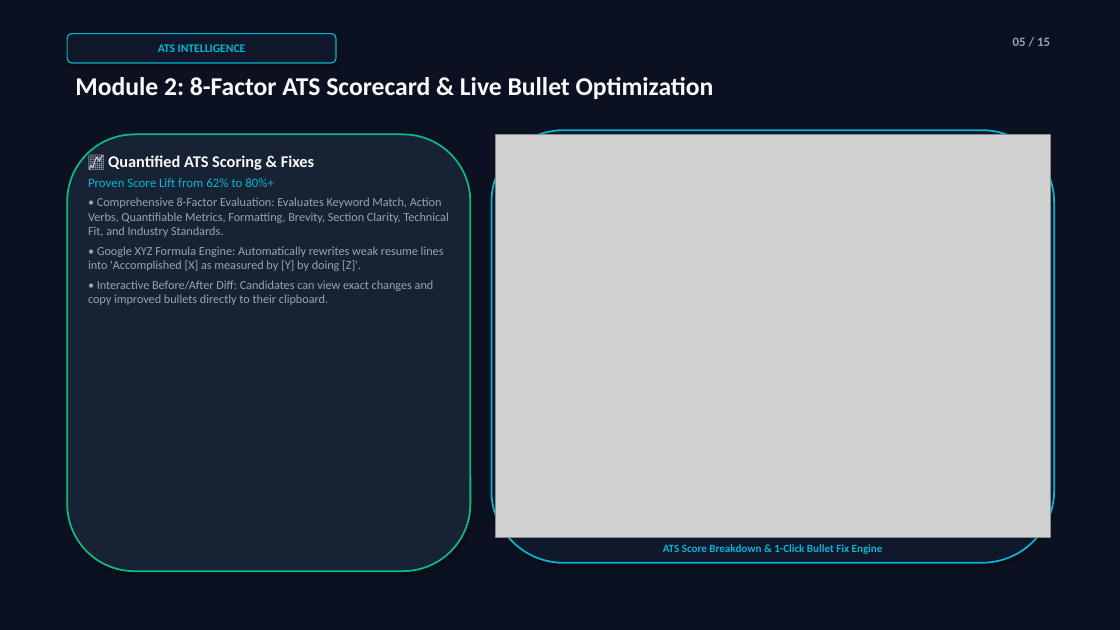
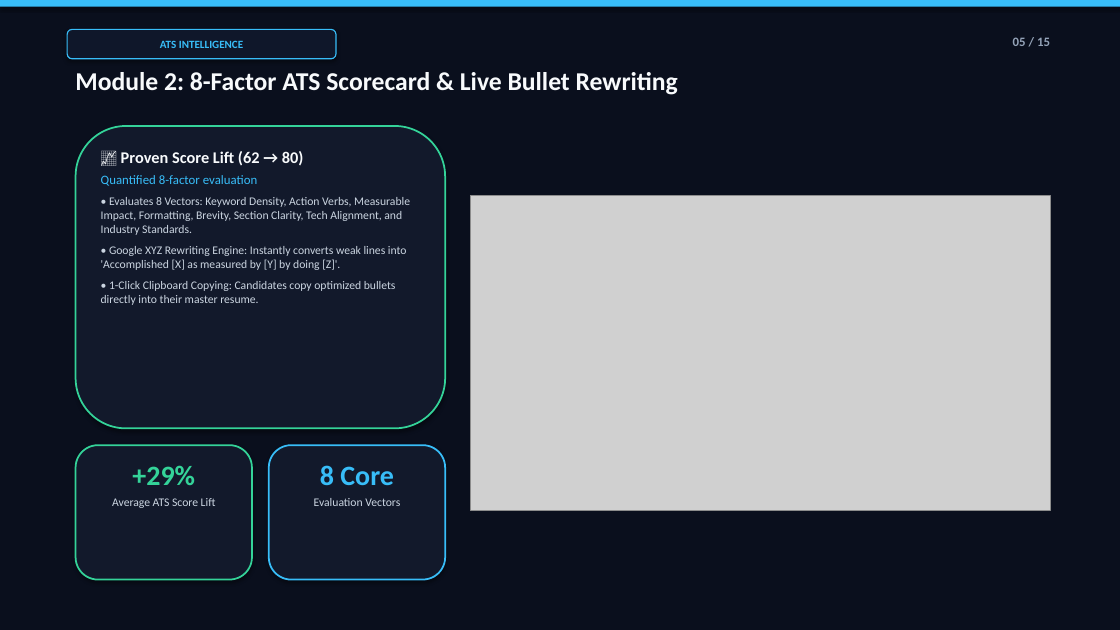
Before and after one commit to raj40870-pixel/Ai-skill-, a slide deck: slide 5 of The_Hustlers_Career_Nav_AI_Presentation.pptx. Drawn at 1120x630 pixels with LibreOffice and Linux fonts; fonts in the diff are those of the drawing; grey boxes stand for pictures. Boxes give left, top, right and bottom in pixels: in the first picture for what was removed or moved away, otherwise in the second. Text is boxed around its words. In the diff, an @@ line names an element or a change of style, - is before the commit and + after.

```diff
--- a/The_Hustlers_Career_Nav_AI_Presentation.pptx
+++ b/The_Hustlers_Career_Nav_AI_Presentation.pptx
@@ rectangle at (x1=0, y1=0, x2=1120, y2=630): fill #0B1120 to #0A0F1D @@
@@ rectangle added at (x1=0, y1=0, x2=1120, y2=7), fill #38BDF8 @@
@@ rounded rectangle "ATS INTELLIGENCE" moved from (x1=67, y1=34, x2=336, y2=63) to (x1=67, y1=29, x2=336, y2=59) @@
@@ rounded rectangle "ATS INTELLIGENCE" at (x1=67, y1=29, x2=336, y2=59): size 10 to 9.5 pt, text colour #06B6D4 to #38BDF8; outline #06B6D4 1 pt to #38BDF8 1 pt @@
@@ text at (x1=75, y1=72, x2=678, y2=95): text changed @@
-Module 2: 8-Factor ATS Scorecard & Live Bullet Optimization
+Module 2: 8-Factor ATS Scorecard & Live Bullet Rewriting
@@ rounded rectangle resized from (x1=67, y1=134, x2=471, y2=571) to (x1=76, y1=126, x2=445, y2=429) @@
@@ rounded rectangle at (x1=76, y1=126, x2=445, y2=429): fill #182235 to #12192B; outline #10B981 1.5 pt to #34D399 1.5 pt @@
@@ rounded rectangle removed at (x1=492, y1=130, x2=1054, y2=563) @@
@@ text at (x1=101, y1=151, x2=410, y2=305): text changed; size 10.5 to 10 pt; text colour #94A3B8 to #CBD5E1 @@
-📈 Quantified ATS Scoring & Fixes
-Proven Score Lift from 62% to 80%+
-• Comprehensive 8-Factor Evaluation: Evaluates Keyword Match, Action Verbs, Quantifiable Metrics, Formatting, Brevity, Section Clarity, Technical Fit, and Industry Standards.
-• Google XYZ Formula Engine: Automatically rewrites weak resume lines into 'Accomplished [X] as measured by [Y] by doing [Z]'.
-• Interactive Before/After Diff: Candidates can view exact changes and copy improved bullets directly to their clipboard.
+📈 Proven Score Lift (62 → 80)
+Quantified 8-factor evaluation
+• Evaluates 8 Vectors: Keyword Density, Action Verbs, Measurable Impact, Formatting, Brevity, Section Clarity, Tech Alignment, and Industry Standards.
+• Google XYZ Rewriting Engine: Instantly converts weak lines into 'Accomplished [X] as measured by [Y] by doing [Z]'.
+• 1-Click Clipboard Copying: Candidates copy optimized bullets directly into their master resume.
@@ picture resized from (x1=496, y1=134, x2=1050, y2=538) to (x1=471, y1=195, x2=1050, y2=510) @@
@@ rounded rectangle added at (x1=76, y1=445, x2=252, y2=580), fill #12192B, outline #34D399 1.5 pt @@
@@ rounded rectangle added at (x1=269, y1=445, x2=445, y2=580), fill #12192B, outline #38BDF8 1.5 pt @@
@@ text at (x1=112, y1=465, x2=216, y2=508): text changed; size 9.5 to 10 pt; text colour #06B6D4 to #CBD5E1; bold off @@
-ATS Score Breakdown & 1-Click Bullet Fix Engine
++29%
+Average ATS Score Lift
@@ text added at (x1=314, y1=465, x2=400, y2=506), 10 pt, text #CBD5E1 @@
+8 Core
+Evaluation Vectors
```
Also in this commit, not shown: 12 other slides changed, 2 slides added, 2 slides removed, 15 other files.
